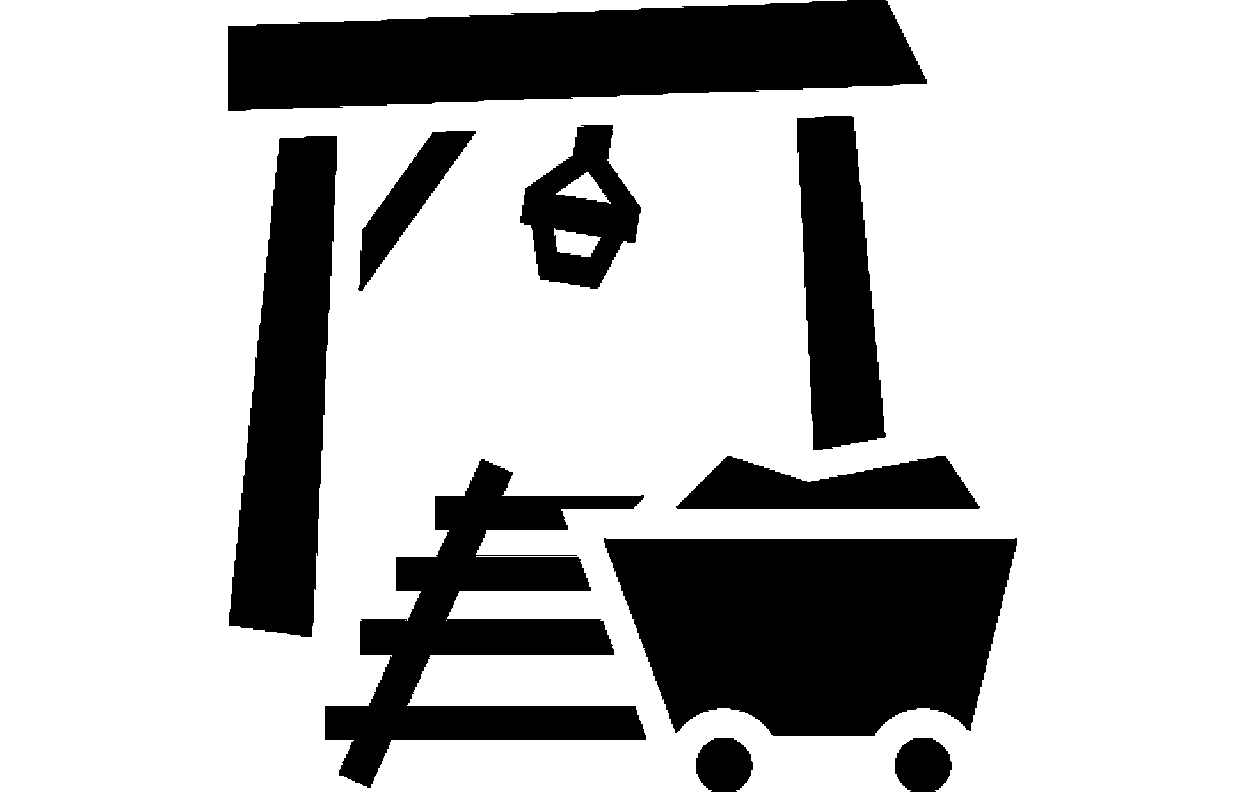
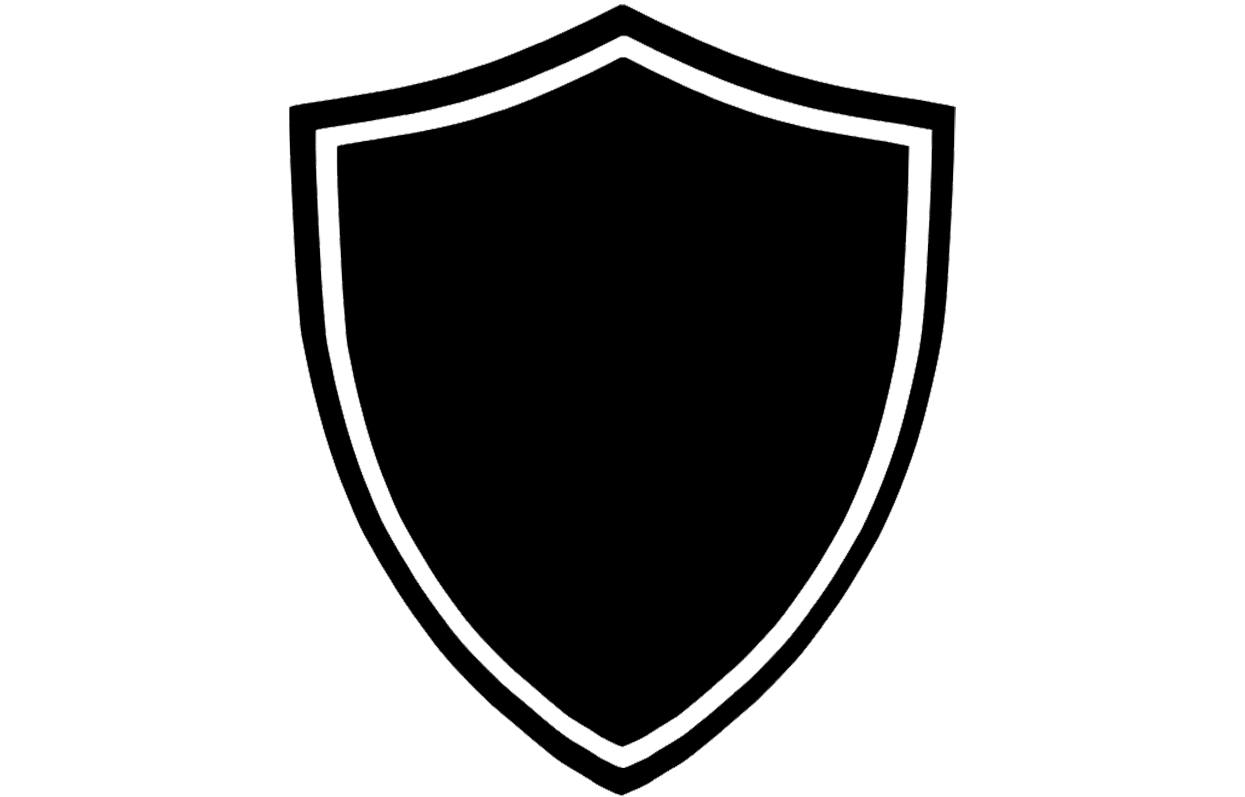
Before/after of a 1245 × 797 layered artwork. What changed in the layer stack:
added layer "Слой 10" above "Слой 9" over [289, 4, 956, 797]
hid "Слой 9" over [228, 0, 1017, 792]
